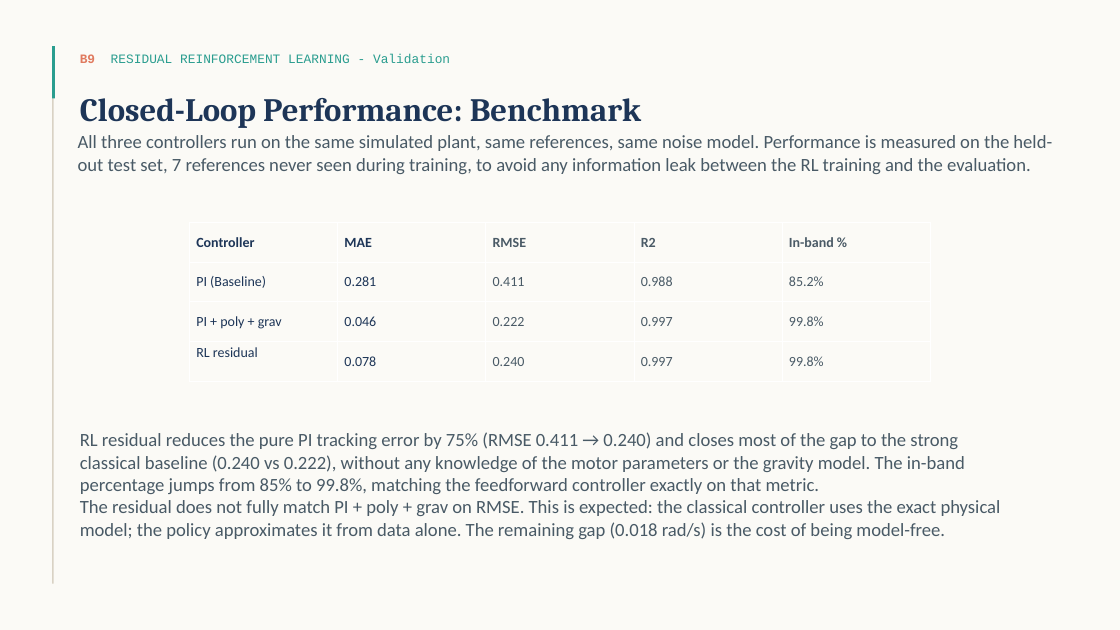
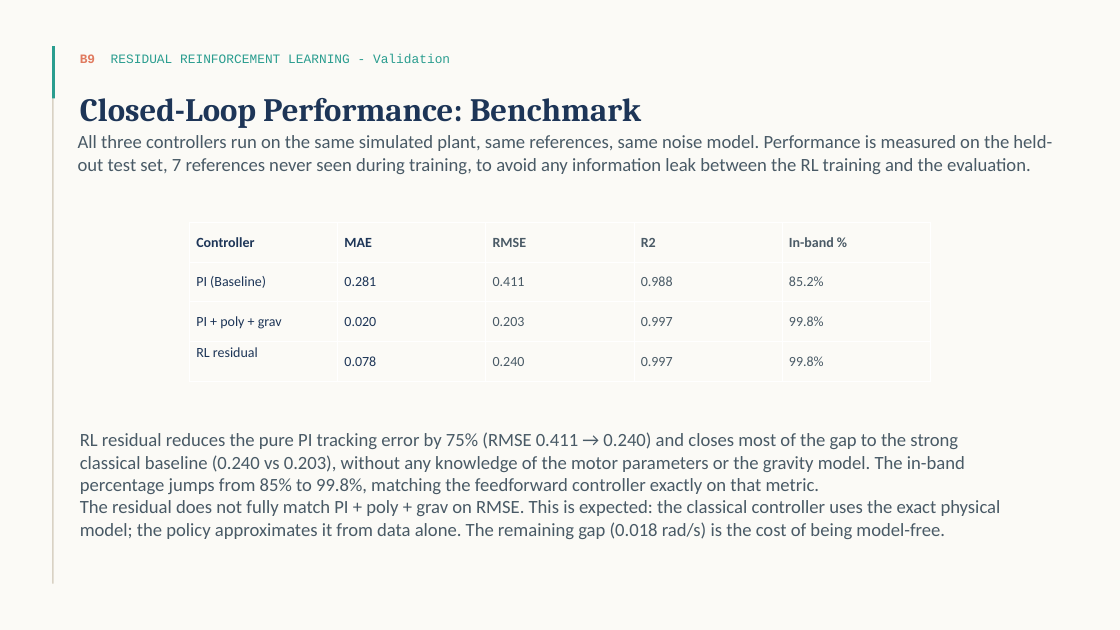
Before and after one commit to Riad-Attou/ai-electrical-engineering, a slide deck: slide 16 of residual_reinforcement_learning/powerpoint/Problem_fromulation.pptx. Drawn at 1120x630 pixels with LibreOffice and Linux fonts; fonts in the diff are those of the drawing. Boxes give left, top, right and bottom in pixels: in the first picture for what was removed or moved away, otherwise in the second. Text is boxed around its words. In the diff, an @@ line names an element or a change of style, - is before the commit and + after.

```diff
--- a/residual_reinforcement_learning/powerpoint/Problem_fromulation.pptx
+++ b/residual_reinforcement_learning/powerpoint/Problem_fromulation.pptx
@@ table at (x1=190, y1=223, x2=929, y2=381) @@
-row 3, column 2: 0.046
+row 3, column 2: 0.020
-row 3, column 3: 0.222
+row 3, column 3: 0.203
@@ text at (x1=80, y1=432, x2=965, y2=494): text changed @@
-RL residual reduces the pure PI tracking error by 75% (RMSE 0.411 → 0.240) and closes most of the gap to the strong classical baseline (0.240 vs 0.222), without any knowledge of the motor parameters or the gravity model. The in-band percentage jumps from 85% to 99.8%, matching the feedforward controller exactly on that metric.
+RL residual reduces the pure PI tracking error by 75% (RMSE 0.411 → 0.240) and closes most of the gap to the strong classical baseline (0.240 vs 0.203), without any knowledge of the motor parameters or the gravity model. The in-band percentage jumps from 85% to 99.8%, matching the feedforward controller exactly on that metric.
```
Also in this commit, not shown: 2 other slides changed.
